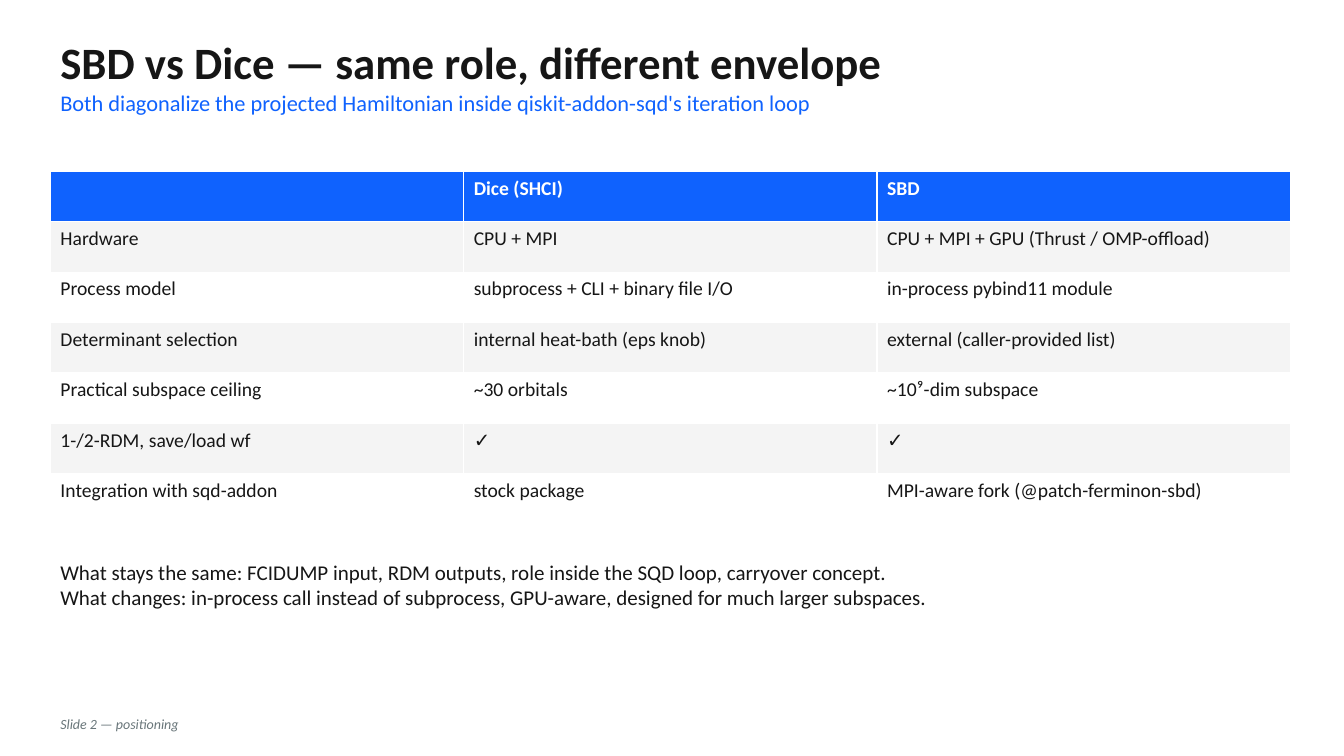
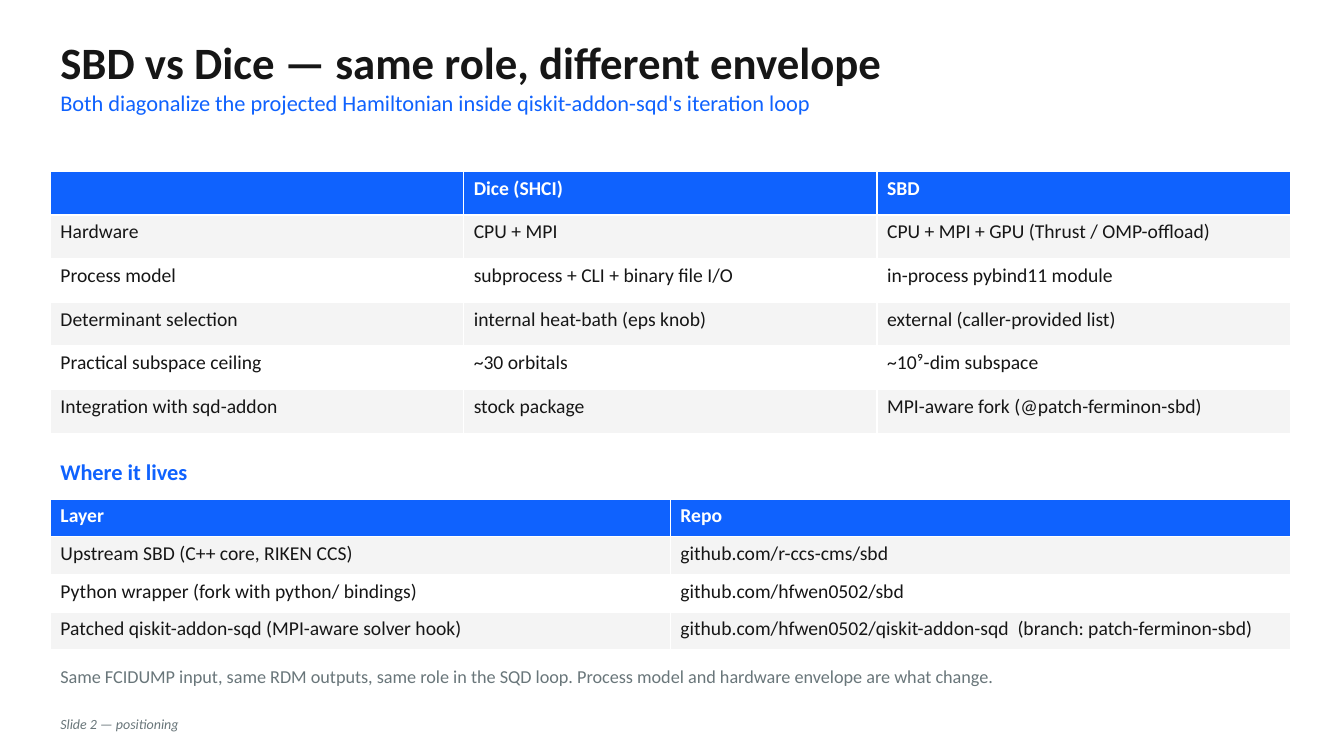
Before and after one commit to hfwen0502/sbd, a slide deck: slide 2 of .github/SBD_PYTHON_DECK.pptx. Drawn at 1344x756 pixels with LibreOffice and Linux fonts; fonts in the diff are those of the drawing. Boxes give left, top, right and bottom in pixels: in the first picture for what was removed or moved away, otherwise in the second. Text is boxed around its words. In the diff, an @@ line names an element or a change of style, - is before the commit and + after.

```diff
--- a/.github/SBD_PYTHON_DECK.pptx
+++ b/.github/SBD_PYTHON_DECK.pptx
@@ table at (x1=50, y1=171, x2=1291, y2=434) @@
-row 6: 1-/2-RDM, save/load wf | ✓ | ✓
@@ text added at (x1=60, y1=464, x2=187, y2=480), 16 pt, text #0F62FE, bold @@
+Where it lives
@@ table added at (x1=50, y1=499, x2=1291, y2=650), 4 rows, 2 columns @@
+Layer | Repo
+Upstream SBD (C++ core, RIKEN CCS) | github.com/r-ccs-cms/sbd
+Python wrapper (fork with python/ bindings) | github.com/hfwen0502/sbd
+Patched qiskit-addon-sqd (MPI-aware solver hook) | github.com/hfwen0502/qiskit-addon-sqd (branch: patch-ferminon-sbd)
@@ text at (x1=60, y1=670, x2=993, y2=686): text changed; size 15 to 13 pt; text colour #161616 to #69767A @@
-What stays the same: FCIDUMP input, RDM outputs, role inside the SQD loop, carryover concept.
-What changes: in-process call instead of subprocess, GPU-aware, designed for much larger subspaces.
+Same FCIDUMP input, same RDM outputs, same role in the SQD loop. Process model and hardware envelope are what change.
```
Also in this commit, not shown: 2 other files.
